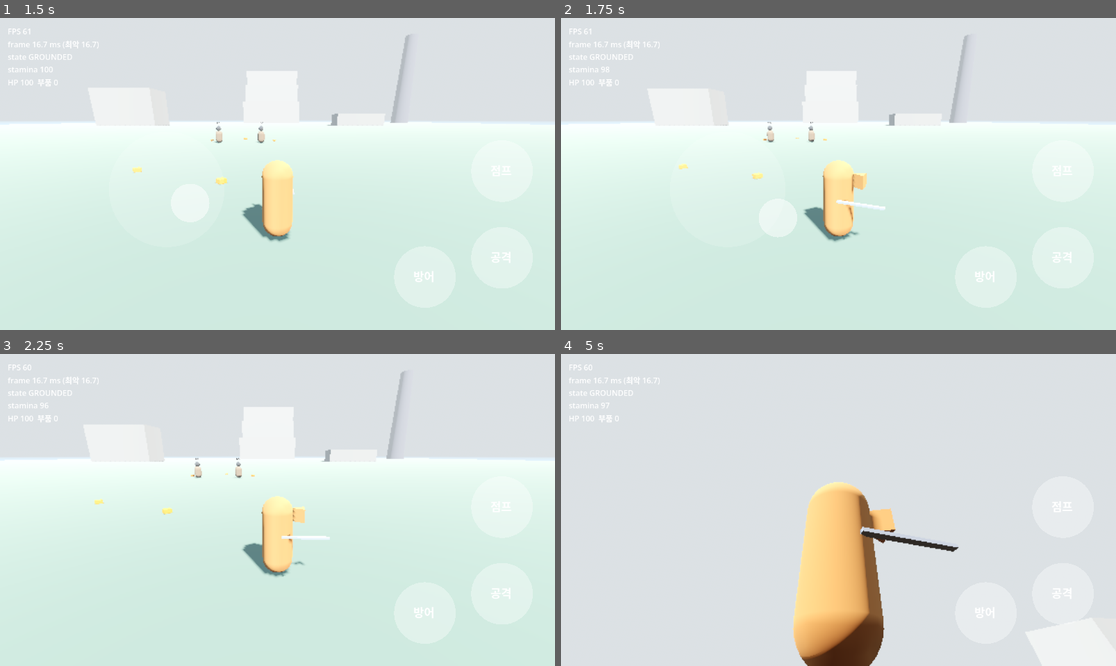
Above: before the commit, frames 1-4 (two rows, left to right).
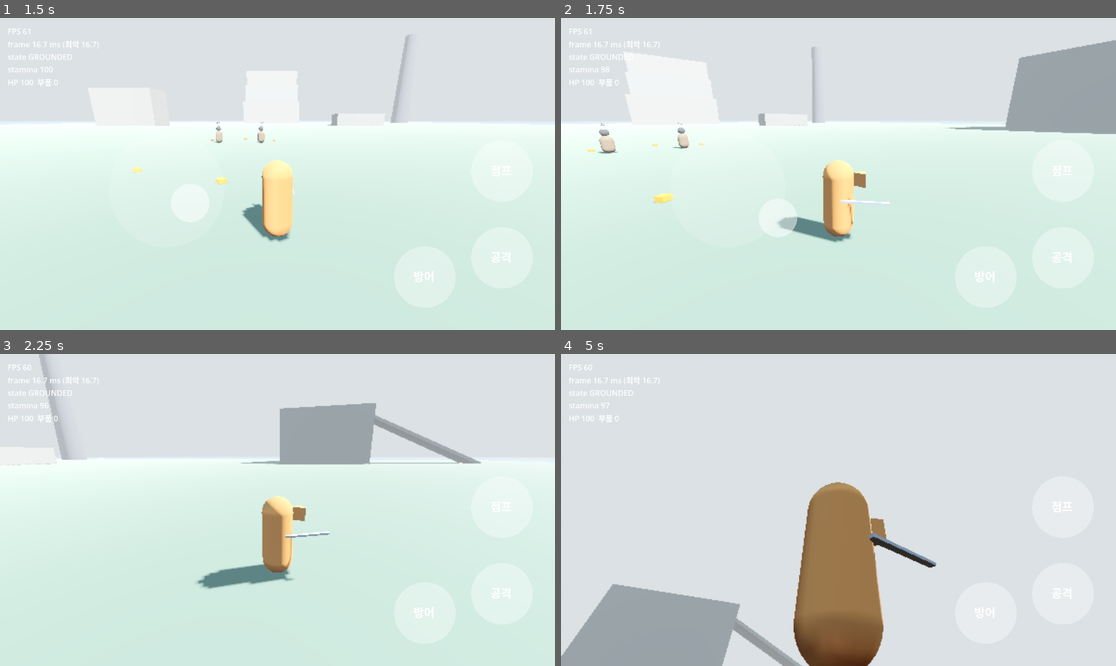
Above: after the commit, the same moments.

Repository: yeongkim0814-svg/Open-world
Game: Godot game, scene res://scenes/test_island.tscn
The game is run twice, just before and just after one commit, with the same random seed, the same clock (stepped at 60 frames per second) and the same inputs.
Inputs (mouse positions are in pixels of both pictures, inside the frame that each line leads up to):
- Up to frame 1 (1.5 s): move the mouse to (399, 158) at 0.52 s; hold D (move_right) 0.53-1.25 s; hold Ctrl (walk) 0.53-1.25 s; click (399, 158) at 0.67 s; tap Space (jump) at 0.77 s; drag from (166, 189) to (249, 236) at 1.27 s
- Up to frame 2 (1.75 s): no input
- Up to frame 3 (2.25 s): move the mouse to (333, 441) at 2.02 s; hold D (move_right) from 2.03 s (still down); hold K (guard) from 2.03 s (still down)
- Up to frame 4 (5 s): tap Ctrl (walk) at 2.3 s; release D (move_right) at 2.75 s; release K (guard) at 2.75 s; drag from (810, 572) to (672, 463) at 2.77 s; tap Enter at 3.5 s; move the mouse to (1005, 556) at 3.52 s; hold A (move_left) 3.53-4.25 s; hold Ctrl (walk) 3.53-4.25 s; tap Space (jump) at 3.77 s; drag from (672, 463) to (755, 432) at 4.27 s

Frame 1 is identical in both runs. In frame 2, 7.9% of the frame differs, in the area x 4-100%, y 5-72%; in frame 3, 6.8%; in frame 4, 15%, in the area x 0-72%, y 40-100%.

Commit message:
feat: 걷기 = 둘러보기, 달리기 = 카메라와 한 몸, 등반 후 시점 복귀
- 걷기(평상시·전투): 카메라를 돌려도 캐릭터 방향 유지, 카메라 자동 회전 없음
  평상시 정지→걷기 시작 순간에만 카메라 방향으로 몸을 맞춤
- 달리기(직접·자동): 캐릭터는 이동 방향, 카메라는 등 뒤 자동 정렬 (전투 상태 기준 정렬 제거)
- 등반 중 카메라 자유, 다 오르거나 뛰어내리면 0.3초에 등 뒤로 복귀
- 바라보기·카메라 규칙을 ViewRule 모델로 분리해 테스트
- 내장 함수와 이름이 겹치던 rotate_toward → turn_toward

Co-Authored-By: Claude Opus 5.5 <noreply@anthropic.com>
Claude-Session: https://claude.ai/code/session_01PShdycDoYj1ffFPsLxdXpC

Diff:
--- a/scripts/core/camera_follow.gd
+++ b/scripts/core/camera_follow.gd
@@ -1,6 +1,6 @@
 class_name CameraFollow
 extends RefCounted
-## 전투 상태 카메라 자동 정렬 규칙 (C14). 카메라 yaw를 캐릭터가 바라보는 방향으로 천천히 돌린다.
+## 달리기 중 카메라 자동 정렬 규칙 (C14). 카메라 yaw를 캐릭터가 바라보는 방향으로 천천히 돌린다.
 ## 손가락과 싸우지 않게: 오른손이 화면을 누르는 동안과 뗀 뒤 resume_delay 동안, 그리고 회피 중에는 멈춘다.
 
 var _t: CombatTuning
@@ -19,8 +19,12 @@
 	_since_release += delta
 	if dodging or _since_release < _t.camera_resume_delay:
 		return cam_yaw
+	return turn_toward(cam_yaw, target_yaw, deg_to_rad(_t.camera_follow_deg_per_sec) * delta)
+
+
+## 최단 각도로 max_step 이하만큼 회전 (등반 후 시점 복귀처럼 대기 없이 돌릴 때도 사용).
+static func turn_toward(cam_yaw: float, target_yaw: float, max_step: float) -> float:
 	var diff := wrapf(target_yaw - cam_yaw, -PI, PI)
 	if diff <= -PI + 0.0001:
 		diff = PI                       # 정반대일 때는 양의 방향으로
-	var max_step := deg_to_rad(_t.camera_follow_deg_per_sec) * delta
 	return cam_yaw + clampf(diff, -max_step, max_step)
--- a/scripts/core/locomotion.gd
+++ b/scripts/core/locomotion.gd
@@ -63,7 +63,7 @@
 	var speed := 0.0
 	if not dir.is_zero_approx():
 		speed = _t.walk_speed
-		if _wants_run(intent, _t) and _stamina.can_start():
+		if wants_run(intent, _t) and _stamina.can_start():
 			_stamina.drain(_t.run_cost, delta)
 			speed = _t.run_speed
 	velocity = Vector3(dir.x * speed, 0.0, dir.z * speed)
@@ -172,17 +172,8 @@
 	return _world_dir(intent)
 
 
-## 캐릭터가 이동 방향으로 몸을 돌려야 하는지.
-## 자동 달리기·전투 상태 → 항상 / 오른손 시점 조작 중 → 유지 / 달리기 → 회전 / 걷기 → 유지.
-static func turns_to_move(intent: InputIntent, tuning: MovementTuning) -> bool:
-	if intent.auto_run or intent.in_combat:
-		return true
-	if intent.camera_held:
-		return false
-	return _wants_run(intent, tuning)
-
-
-static func _wants_run(intent: InputIntent, tuning: MovementTuning) -> bool:
+## 달리기(직접: 스틱 run_threshold 이상 / 자동 달리기)인지.
+static func wants_run(intent: InputIntent, tuning: MovementTuning) -> bool:
 	return intent.auto_run or intent.move.length() >= tuning.run_threshold
 
 
--- /dev/null
+++ b/scripts/core/view_rule.gd
@@ -0,0 +1,32 @@
+class_name ViewRule
+extends RefCounted
+## 바라보기·카메라 규칙 (C14 개정).
+## 걷기 = 둘러보기 모드: 카메라를 돌려도 캐릭터 방향 유지, 카메라 자동 회전 없음 (평상시·전투 공통).
+##   단, 평상시 정지 상태에서 걷기를 시작하는 순간에만 카메라 방향으로 몸을 맞춘다.
+## 달리기(직접·자동) = 카메라와 한 몸: 캐릭터는 이동 방향을 보고, 카메라는 등 뒤를 따라간다.
+## 등반 = 카메라 자유 (입력은 벽 기준), 회피 = 방향 고정.
+
+enum Facing { KEEP, MOVE, CAMERA, WALL }
+
+
+## walk_start = 정지 상태에서 막 걷기 시작해 정렬 중인지 (Player가 판정).
+static func facing(state: Locomotion.State, intent: InputIntent, tuning: MovementTuning, walk_start: bool) -> Facing:
+	match state:
+		Locomotion.State.DODGING:
+			return Facing.KEEP
+		Locomotion.State.CLIMBING:
+			return Facing.WALL
+		Locomotion.State.GLIDING:
+			return Facing.MOVE
+	if Locomotion.wants_run(intent, tuning):
+		return Facing.MOVE
+	if walk_start and not intent.in_combat:
+		return Facing.CAMERA
+	return Facing.KEEP
+
+
+## 카메라가 캐릭터 등 뒤로 자동 정렬하는지: 지상·공중에서 달리는 동안만.
+static func camera_follows(state: Locomotion.State, intent: InputIntent, tuning: MovementTuning) -> bool:
+	if state != Locomotion.State.GROUNDED and state != Locomotion.State.AIRBORNE:
+		return false
+	return Locomotion.wants_run(intent, tuning) and (intent.auto_run or not intent.move.is_zero_approx())
--- a/scripts/nodes/player.gd
+++ b/scripts/nodes/player.gd
@@ -25,7 +25,14 @@
 @onready var _sword: Node3D = $Facing/SwordPivot
 
 const THREAT_RANGE := 6.0          ## 이 거리 안의 적이 공격 중이면 회피 문맥 (C16)
+const CLIMB_CAMERA_RETURN_TIME := 0.3
+const CLIMB_CAMERA_RETURN_DEG_PER_SEC := 600.0
 var _swing_tween: Tween
+var _was_moving := false
+var _walk_aligning := false
+var _align_yaw := 0.0
+var _was_climbing := false
+var _camera_return := 0.0
 var parts := 0                     ## 주운 기계 부품 수 (M2)
 
 
@@ -60,6 +67,7 @@
 		_intent.jump_pressed = false
 		_intent.auto_run = false
 
+	_track_walk_start()
 	_update_interaction()
 	_aim_probe()
 	var v := locomotion.step(_intent, _sense(), delta)
@@ -73,6 +81,7 @@
 	if respawn.update(global_position, is_on_floor(), _on_stable_ground(), delta):
 		_respawn()
 	_update_facing(delta)
+	_update_camera(delta)
 
 
 func _sense() -> Dictionary:
@@ -89,20 +98,52 @@
 	}
 
 
-## 바라보기 규칙: 회피 = 고정 / 등반 = 벽 / 활공 = 이동 방향 / 그 외는 Locomotion.turns_to_move.
+## 바라보기 (ViewRule): 걷기 = 유지 (평상시 정지→걷기 시작 순간만 카메라 방향으로 맞춤),
+## 달리기 = 이동 방향, 등반 = 벽, 회피 = 고정, 활공 = 이동 방향.
 func _update_facing(delta: float) -> void:
-	if locomotion.state == Locomotion.State.DODGING:
-		return
 	var look := Vector3.ZERO
-	if locomotion.state == Locomotion.State.CLIMBING:
-		if _wall_ray.is_colliding():
-			look = -_wall_ray.get_collision_normal()
-	elif locomotion.state == Locomotion.State.GLIDING or Locomotion.turns_to_move(_intent, tuning):
-		look = Vector3(velocity.x, 0.0, velocity.z)
+	match ViewRule.facing(locomotion.state, _intent, tuning, _walk_aligning):
+		ViewRule.Facing.KEEP:
+			return
+		ViewRule.Facing.WALL:
+			if _wall_ray.is_colliding():
+				look = -_wall_ray.get_collision_normal()
+		ViewRule.Facing.MOVE:
+			look = Vector3(velocity.x, 0.0, velocity.z)
+		ViewRule.Facing.CAMERA:
+			look = Vector3.FORWARD.rotated(Vector3.UP, _align_yaw)
+			if absf(angle_difference(_facing.rotation.y, _align_yaw)) < deg_to_rad(3.0):
+				_walk_aligning = false
 	if look.length() < 0.1:
 		return
 	var target_yaw := atan2(-look.x, -look.z)
 	_facing.rotation.y = lerp_angle(_facing.rotation.y, target_yaw, minf(TURN_SPEED * delta, 1.0))
+
+
+## 카메라: 달리는 동안 등 뒤로 자동 정렬, 등반이 끝나면 한 번 복귀(0.3초), 그 외(걷기·정지·전투 걷기)는 자유.
+func _update_camera(delta: float) -> void:
+	var climbing := locomotion.state == Locomotion.State.CLIMBING
+	if _was_climbing and not climbing and not _intent.camera_held:
+		_camera_return = CLIMB_CAMERA_RETURN_TIME
+	_was_climbing = climbing
+	if _intent.camera_held:
+		_camera_return = 0.0
+	if _camera_return > 0.0:
+		_camera_return -= delta
+		_camera.yaw = CameraFollow.turn_toward(_camera.yaw, _facing.rotation.y, deg_to_rad(CLIMB_CAMERA_RETURN_DEG_PER_SEC) * delta)
+	elif ViewRule.camera_follows(locomotion.state, _intent, tuning):
+		_camera.follow(_facing.rotation.y, delta, _intent.camera_held, false)
+
+
+## 정지 상태에서 걷기를 시작하는 순간을 감지 (그때만 카메라 방향으로 몸을 맞춤).
+func _track_walk_start() -> void:
+	var moving := not _intent.move.is_zero_approx() or _intent.auto_run
+	if moving and not _was_moving:
+		_walk_aligning = true
+		_align_yaw = _camera.yaw
+	elif not moving:
+		_walk_aligning = false
+	_was_moving = moving
 
 
 ## 벽 감지 레이를 이동 방향으로 돌린다 (등반 중에는 벽 쪽 유지, 이동이 없으면 바라보는 방향).
@@ -161,10 +202,6 @@
 			touch_controls.cancel_auto_run()
 	if _intent.in_combat:
 		_intent.auto_run = false
-		# 이동 중에는 정렬하지 않는다: 이동은 카메라 기준 → 캐릭터가 이동 방향으로 회전 → 카메라가 캐릭터를 따라감
-		# 이 세 규칙이 맞물리면 옆·뒤로 움직일 때 끝없이 회전한다. 멈추면 0.5초 뒤 등 뒤로 정렬.
-		var moving := not _intent.move.is_zero_approx()
-		_camera.follow(_facing.rotation.y, delta, _intent.camera_held or moving, locomotion.state == Locomotion.State.DODGING)
 
 
 func facing_forward() -> Vector3:
--- a/tests/unit/test_camera_follow.gd
+++ b/tests/unit/test_camera_follow.gd
@@ -20,3 +20,7 @@
 
 func test_does_not_overshoot():
 	assert_almost(CameraFollow.new(t).step(0.0, 0.1, 1.0, false, false), 0.1)
+
+func test_turn_toward_limits_step_for_climb_return():
+	assert_almost(CameraFollow.turn_toward(0.0, PI, deg_to_rad(90.0)), deg_to_rad(90.0))
+	assert_almost(CameraFollow.turn_toward(0.0, 0.2, deg_to_rad(90.0)), 0.2)
--- a/tests/unit/test_locomotion_ground.gd
+++ b/tests/unit/test_locomotion_ground.gd
@@ -43,19 +43,9 @@
 	var v := _loco().step(i, _floor(), DT)
 	assert_almost(v.x, -t.run_speed)
 
-func test_walk_keeps_facing():
-	assert_false(Locomotion.turns_to_move(_intent(Vector2(0.3, 0)), t))
 
-func test_run_turns_to_move():
-	assert_true(Locomotion.turns_to_move(_intent(Vector2(1, 0)), t))
 
-func test_camera_held_run_keeps_facing():
-	var i := _intent(Vector2(1, 0)); i.camera_held = true
-	assert_false(Locomotion.turns_to_move(i, t))
 
-func test_auto_run_always_turns_even_with_camera_held():
-	var i := _intent(); i.auto_run = true; i.camera_held = true
-	assert_true(Locomotion.turns_to_move(i, t))
 
 func test_jump_leaves_ground():
 	var l := _loco()
@@ -69,9 +59,6 @@
 	var v := l.step(_intent(), air, DT)
 	assert_almost(v.y, -t.gravity * DT)
 
-func test_in_combat_walk_turns_to_move():
-	var i := _intent(Vector2(0.3, 0)); i.in_combat = true
-	assert_true(Locomotion.turns_to_move(i, t))
 
 func test_threatened_jump_with_stick_dodges():
 	var s := Stamina.new(t); var l := Locomotion.new(t, s)
--- /dev/null
+++ b/tests/unit/test_view_rule.gd
@@ -0,0 +1,42 @@
+extends TestCase
+## 바라보기·카메라 규칙: 걷기 = 둘러보기(방향 유지), 달리기 = 카메라와 한 몸, 등반 = 카메라 자유.
+const S := Locomotion.State
+var t := MovementTuning.new()
+func _i(move := Vector2.ZERO) -> InputIntent:
+	var i := InputIntent.new(); i.move = move; return i
+
+func test_walking_keeps_facing_even_while_camera_turns():
+	var i := _i(Vector2(0.3, 0)); i.camera_held = true
+	assert_eq(ViewRule.facing(S.GROUNDED, i, t, false), ViewRule.Facing.KEEP)
+
+func test_walking_in_combat_keeps_facing():
+	var i := _i(Vector2(-0.4, 0)); i.in_combat = true
+	assert_eq(ViewRule.facing(S.GROUNDED, i, t, false), ViewRule.Facing.KEEP)
+
+func test_walk_start_aligns_to_camera_outside_combat():
+	assert_eq(ViewRule.facing(S.GROUNDED, _i(Vector2(0, 0.3)), t, true), ViewRule.Facing.CAMERA)
+
+func test_walk_start_in_combat_keeps_facing():
+	var i := _i(Vector2(0, 0.3)); i.in_combat = true
+	assert_eq(ViewRule.facing(S.GROUNDED, i, t, true), ViewRule.Facing.KEEP)
+
+func test_running_faces_movement():
+	assert_eq(ViewRule.facing(S.GROUNDED, _i(Vector2(1, 0)), t, false), ViewRule.Facing.MOVE)
+
+func test_auto_run_faces_movement():
+	var i := _i(); i.auto_run = true
+	assert_eq(ViewRule.facing(S.GROUNDED, i, t, false), ViewRule.Facing.MOVE)
+
+func test_dodge_climb_glide():
+	assert_eq(ViewRule.facing(S.DODGING, _i(Vector2(1, 0)), t, false), ViewRule.Facing.KEEP)
+	assert_eq(ViewRule.facing(S.CLIMBING, _i(Vector2(1, 0)), t, false), ViewRule.Facing.WALL)
+	assert_eq(ViewRule.facing(S.GLIDING, _i(Vector2(0.3, 0)), t, false), ViewRule.Facing.MOVE)
+
+func test_camera_follows_only_while_running():
+	assert_true(ViewRule.camera_follows(S.GROUNDED, _i(Vector2(0, 1)), t))
+	var a := _i(); a.auto_run = true
+	assert_true(ViewRule.camera_follows(S.AIRBORNE, a, t))
+	assert_false(ViewRule.camera_follows(S.GROUNDED, _i(Vector2(0.4, 0)), t), "걷기")
+	assert_false(ViewRule.camera_follows(S.GROUNDED, _i(), t), "정지")
+	assert_false(ViewRule.camera_follows(S.CLIMBING, _i(Vector2(0, 1)), t), "등반")
+	assert_false(ViewRule.camera_follows(S.DODGING, _i(Vector2(0, 1)), t), "회피")
Not shown, added: scripts/core/view_rule.gd.uid
Not shown, added: tests/unit/test_view_rule.gd.uid
Not shown, changed: docs/design/02-combat-design.md
